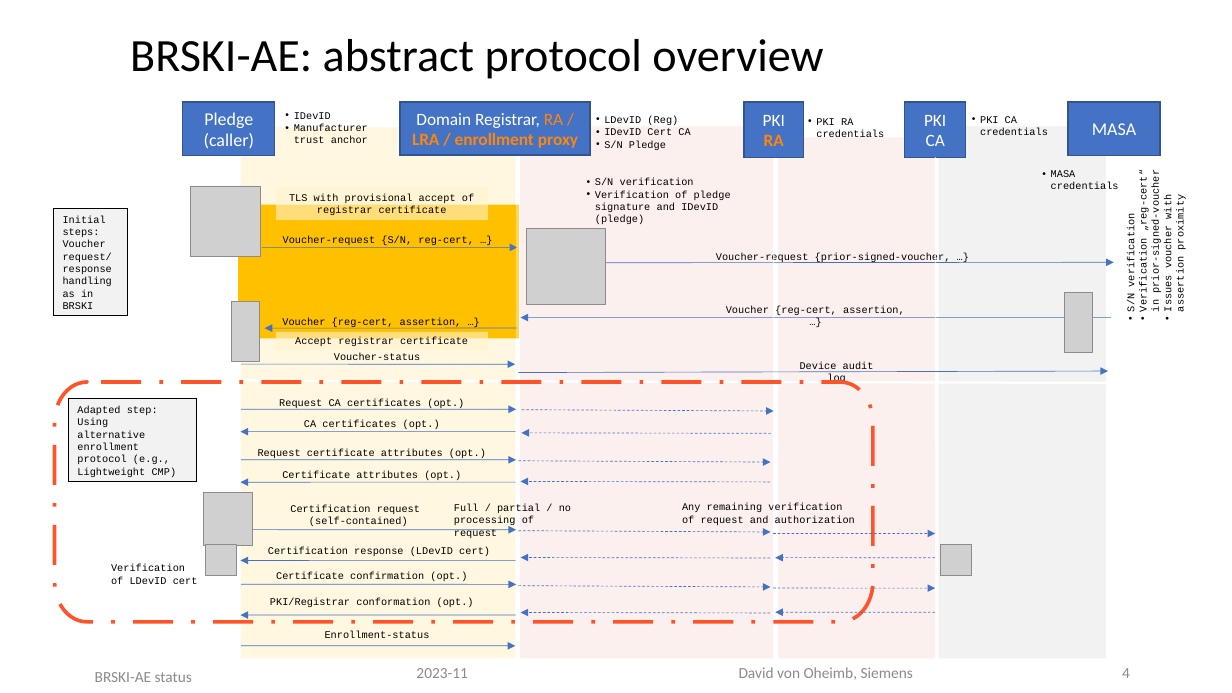
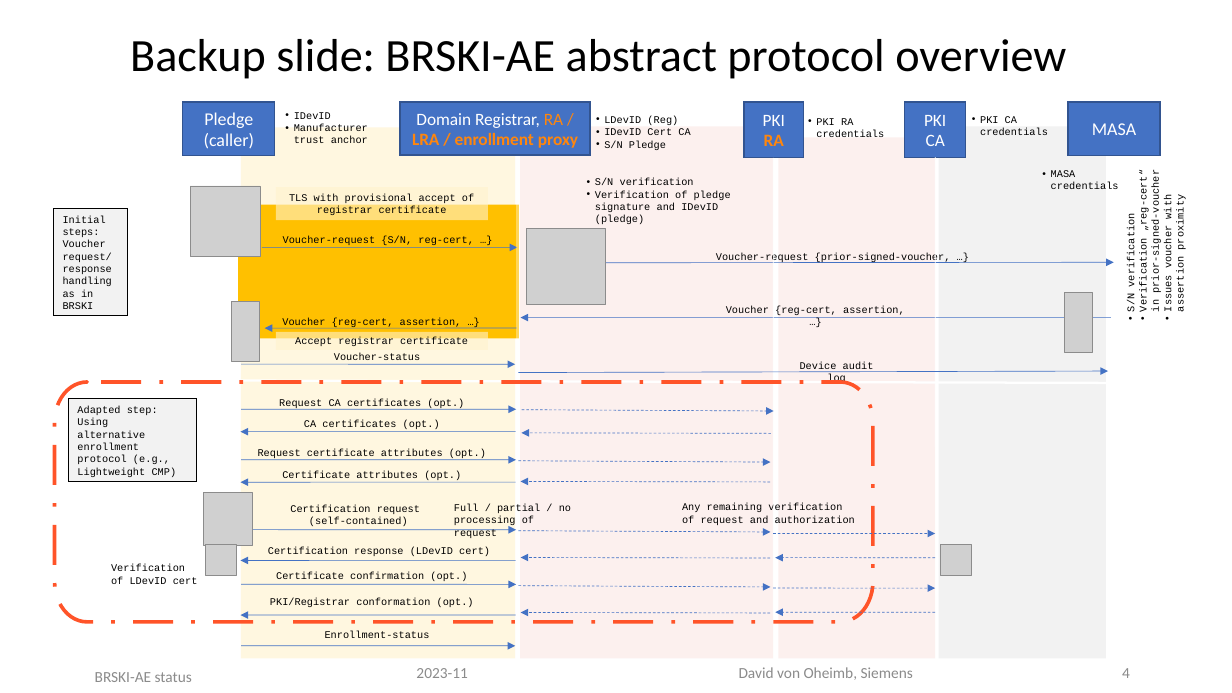
Before and after one commit to anima-wg/anima-brski-ae, a slide deck: slide 4 of presentations/slides-118-BRSKI-AE.pptx. Drawn at 1232x693 pixels with LibreOffice and Linux fonts; fonts in the diff are those of the drawing; grey boxes stand for pictures. Boxes give left, top, right and bottom in pixels: in the first picture for what was removed or moved away, otherwise in the second. Text is boxed around its words. In the diff, an @@ line names an element or a change of style, - is before the commit and + after.

```diff
--- a/presentations/slides-118-BRSKI-AE.pptx
+++ b/presentations/slides-118-BRSKI-AE.pptx
@@ text at (130,39,1066,79): text changed @@
-BRSKI-AE: abstract protocol overview
+Backup slide: BRSKI-AE abstract protocol overview
```
Also in this commit, not shown: 2 other slides changed.
